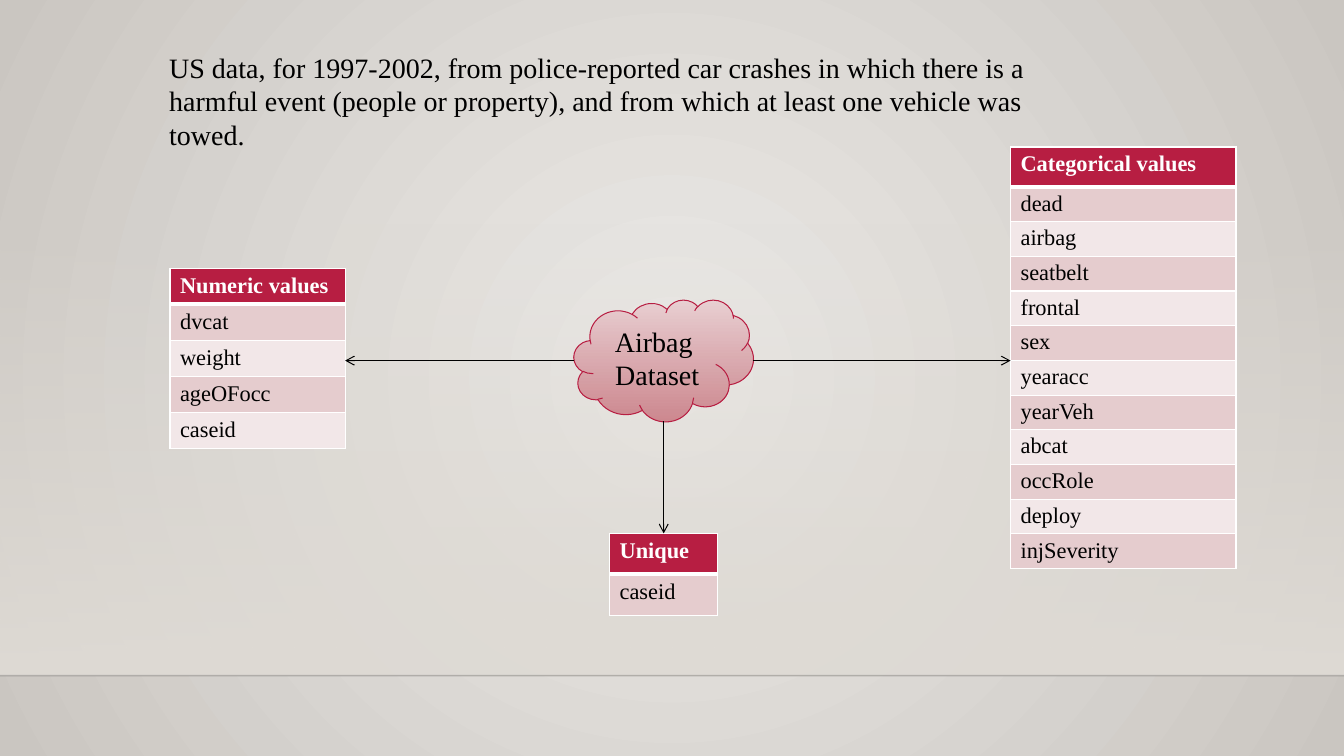
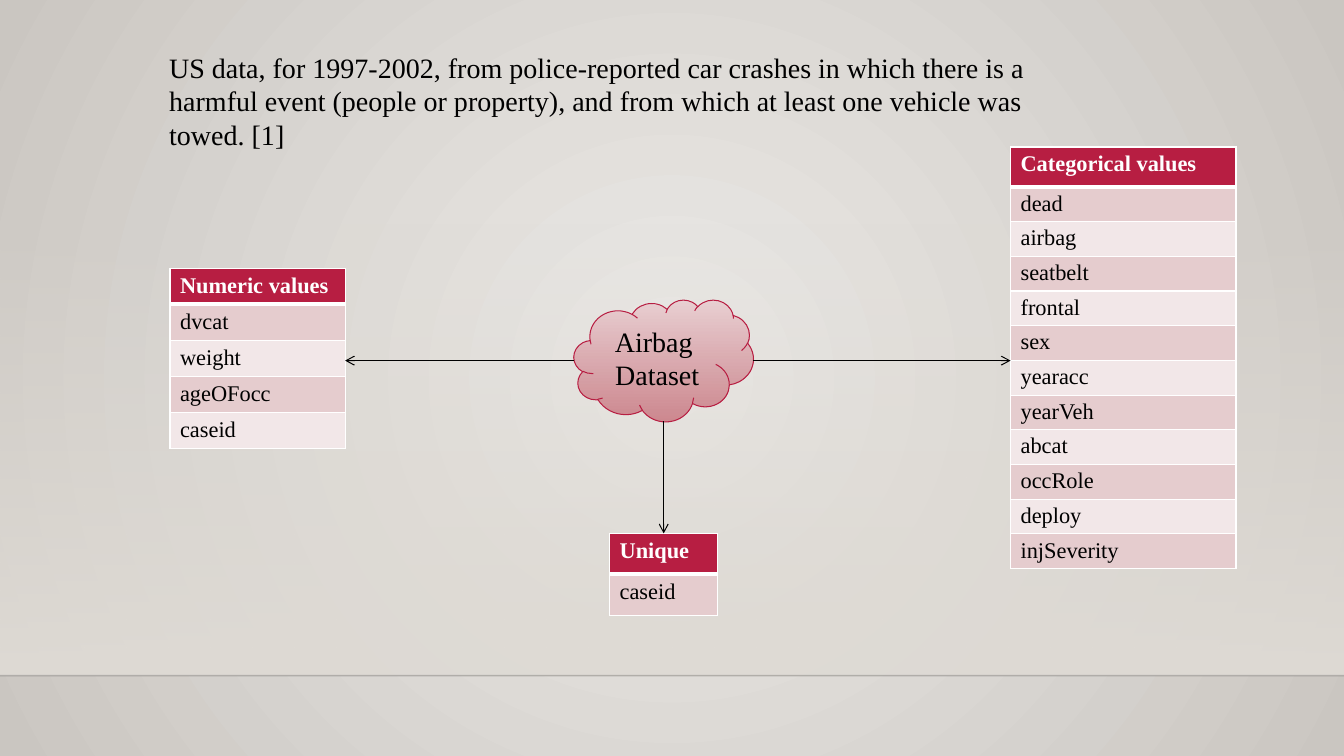
Before and after one commit to rajgabani/DAB-103-006-001, a slide deck: slide 12 of Project.pptx. Drawn at 1344x756 pixels with LibreOffice and Linux fonts; fonts in the diff are those of the drawing; background and template pictures are left out. Boxes give left, top, right and bottom in pixels: in the first picture for what was removed or moved away, otherwise in the second. Text is boxed around its words. In the diff, an @@ line names an element or a change of style, - is before the commit and + after.

```diff
--- a/Project.pptx
+++ b/Project.pptx
@@ text at box(169, 58, 1023, 149): text changed @@
-US data, for 1997-2002, from police-reported car crashes in which there is a harmful event (people or property), and from which at least one vehicle was towed.
+US data, for 1997-2002, from police-reported car crashes in which there is a harmful event (people or property), and from which at least one vehicle was towed. [1]
```
Also in this commit, not shown: 18 other slides changed, 4 slides added, 38 slides removed, 2 other files.
